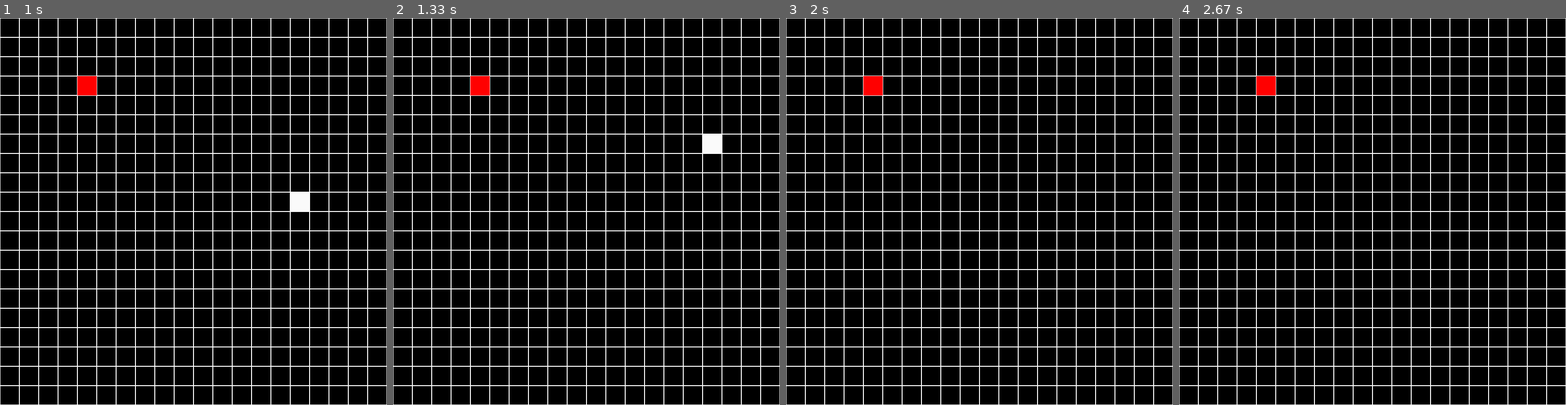
Above: before the commit, frames 1-4 (left to right).
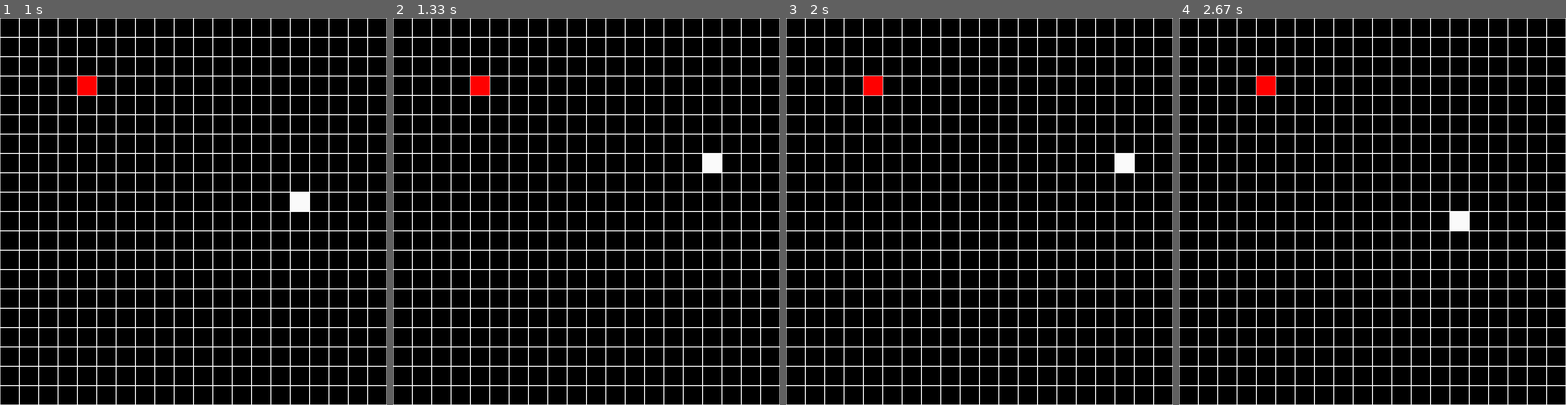
Above: after the commit, the same moments.

Repository: chrisss12/_Snake_Pygame
Game: pygame game, started from _Snake_/Main.py
The game is run twice, just before and just after one commit, with the same random seed, the same clock (stepped at 60 frames per second) and the same inputs.
Inputs:
- Up to frame 1 (1 s): hold Right 0.33-0.8 s; hold Up from 0.83 s (still down)
- Up to frame 2 (1.33 s): release Up at 1.13 s; hold Right from 1.17 s (still down)
- Up to frame 3 (2 s): release Right at 1.63 s; hold Left from 1.67 s (still down)
- Up to frame 4 (2.67 s): release Left at 2.2 s; hold Down 2.23-2.53 s; hold Left from 2.57 s (still down)

Frame 1 is identical in both runs. In frame 2, 0.5% of the frame differs, in the area x 80-85%, y 30-40%; in frame 3, 0.2%; in frame 4, 0.2%.

Commit message:
new steering logic

Diff:
--- a/_Snake_/rectangle.py
+++ b/_Snake_/rectangle.py
@@ -11,7 +11,7 @@
         self.height = CELL_SIZE
         self.width = CELL_SIZE
         self.pos = pos
-        self.dir_2 = 'stop'
+        # self.dir_2 = 'stop'
 
     def draw(self):
         pygame.draw.rect(self.win, self.color, pygame.Rect(self.pos[0], self.pos[1], self.height, self.width))
@@ -26,45 +26,38 @@
 
 
 class Snake(Rectangle):
+
+    no_direction = [0, 0]
+    up_direction = [0, -1]
+    down_direction = [0, 1]
+    left_direction = [-1, 0]
+    right_direction = [1, 0]
+
+
     def __init__(self,win,pos):
         self.segments = []
         super().__init__(win,COLOR_B,pos)
         self.segments.append(pos)
         print(self.segments)
         self.head = pos
+        self.dir = Snake.no_direction
+
+
 
 
     def move(self):
         keys = pygame.key.get_pressed()
 
-        dir = ['up', 'down', 'left', 'right', 'stop']
-
         if keys[pygame.K_LEFT]:
-            self.dir_2 = dir[2]
+            self.dir = Snake.left_direction
+            self.head = self.head[0] + self.dir[0] * CELL_SIZE, self.head[1] + self.dir[1] * CELL_SIZE
         elif keys[pygame.K_UP]:
-            self.dir_2 = dir[0]
-
+            self.dir = Snake.up_direction
+            self.head = self.head[0] + self.dir[0] * CELL_SIZE, self.head[1] + self.dir[1] * CELL_SIZE
         elif keys[pygame.K_RIGHT]:
-            self.dir_2 = dir[3]
-
+            self.dir = Snake.right_direction
+            self.head = self.head[0] + self.dir[0] * CELL_SIZE, self.head[1] + self.dir[1] * CELL_SIZE
         elif keys[pygame.K_DOWN]:
-            self.dir_2 = dir[1]
-
-        if self.dir_2 == dir[2]:
-            print(self.segments)
-            new_pos = [self.segments[-1][0]+CELL_SIZE,self.segments[-1][1]]
-
-
-            # self.pos[0] -= CELL_SIZE
-
-
-        elif self.dir_2 == dir[3]:
-            self.pos[0] += CELL_SIZE
-
-        elif self.dir_2 == dir[0]:
-            self.pos[1] -= CELL_SIZE
-
-        elif self.dir_2 == dir[1]:
-            self.pos[1] += CELL_SIZE
-        else:
-            pass
+            self.dir = Snake.down_direction
+            self.head = self.head[0] + self.dir[0] * CELL_SIZE, self.head[1] + self.dir[1] * CELL_SIZE
+        self.pos = self.head
